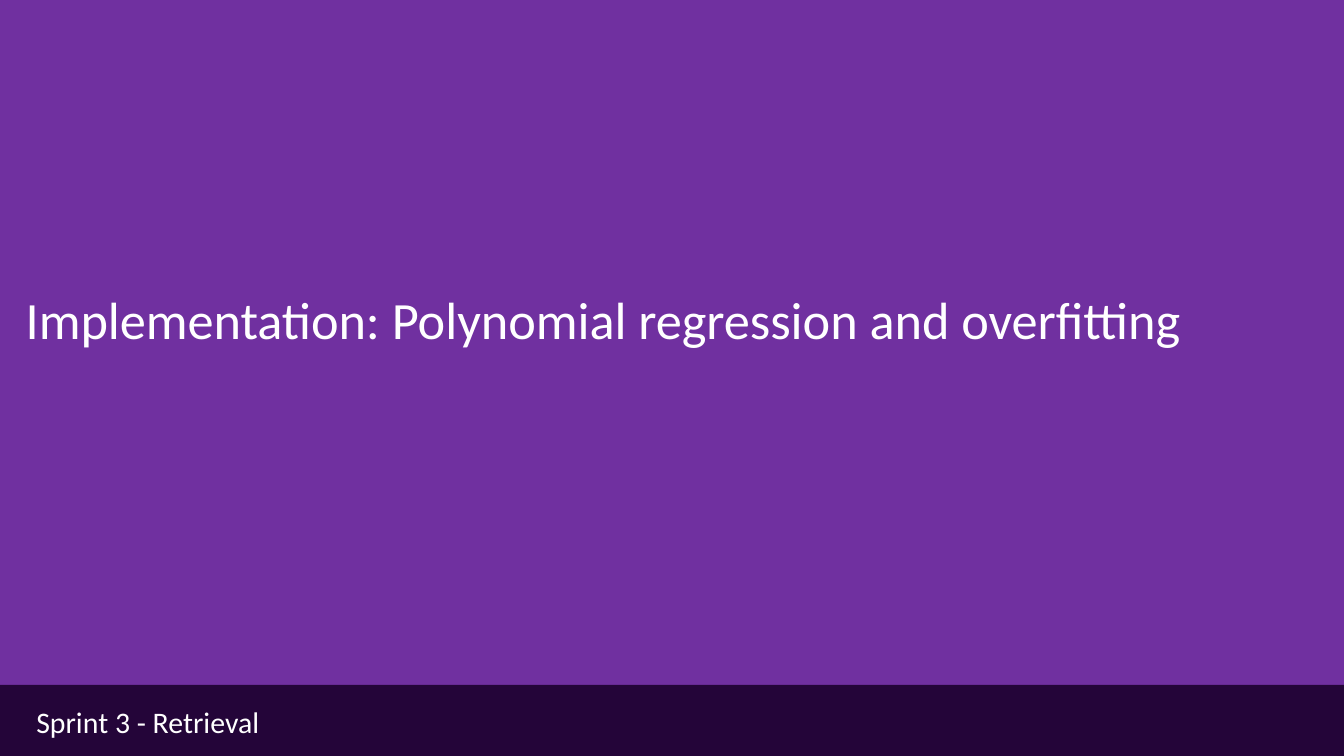
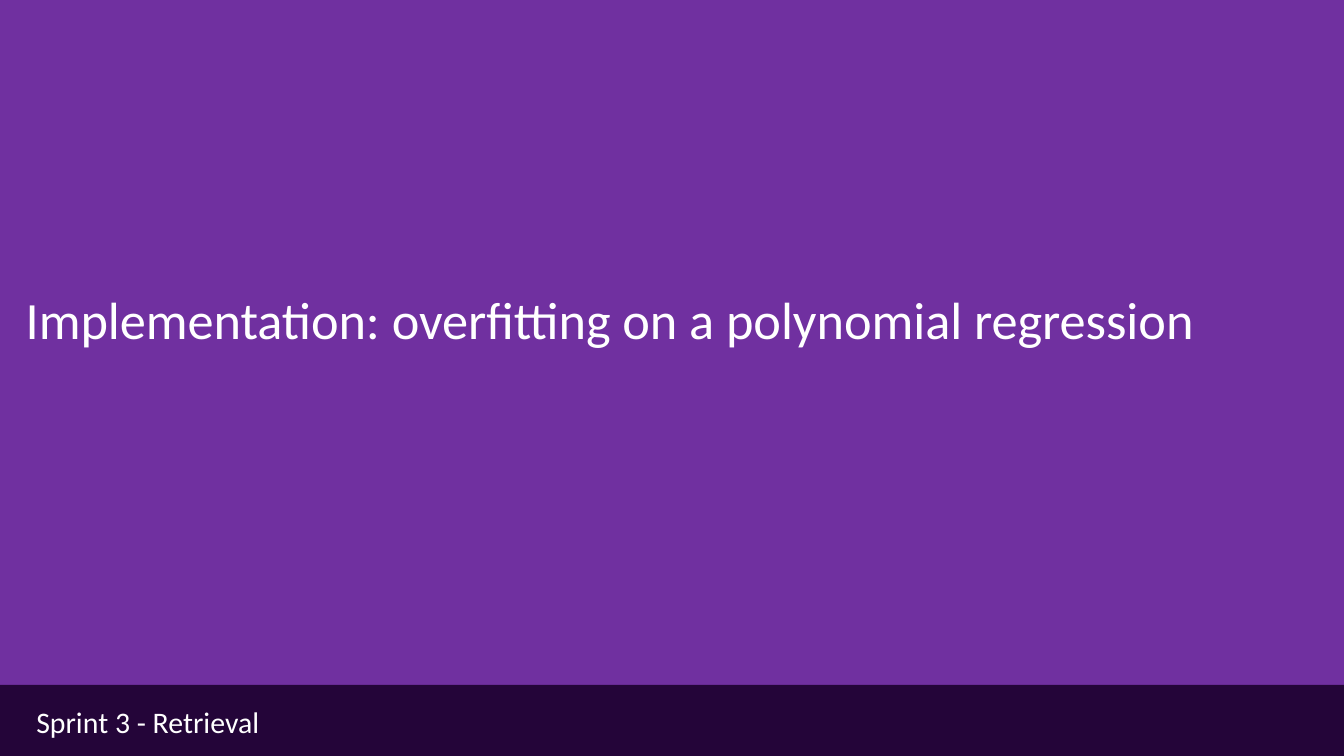
Before and after one commit to ua-dsf/ML_sprint, a slide deck: slide 15 of sprint1_regression/module1_regression_part2.pptx (slide 7 before the commit). Drawn at 1344x756 pixels with LibreOffice and Linux fonts; fonts in the diff are those of the drawing. Boxes give left, top, right and bottom in pixels: in the first picture for what was removed or moved away, otherwise in the second. Text is boxed around its words. In the diff, an @@ line names an element or a change of style, - is before the commit and + after.

```diff
--- a/sprint1_regression/module1_regression_part2.pptx
+++ b/sprint1_regression/module1_regression_part2.pptx
@@ text at (x1=26, y1=302, x2=1193, y2=348): text changed @@
-Implementation: Polynomial regression and overfitting
+Implementation: overfitting on a polynomial regression
```
Also in this commit, not shown: 13 other slides changed, 9 slides added, 5 other files.
